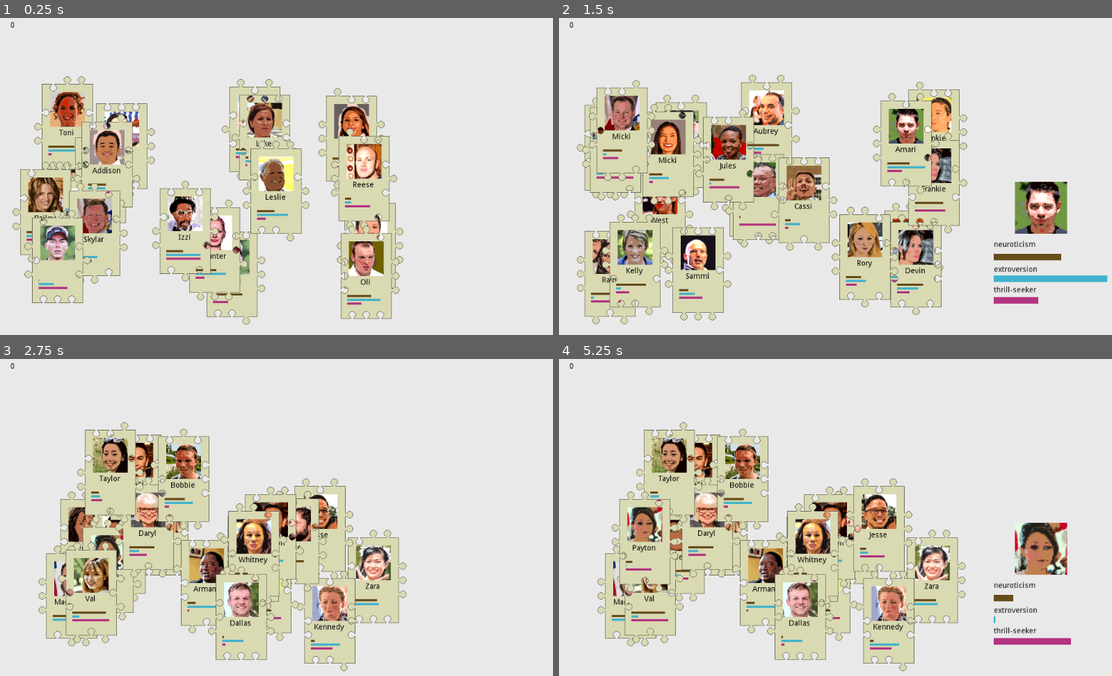
Above: before the commit, frames 1-4 (two rows, left to right).
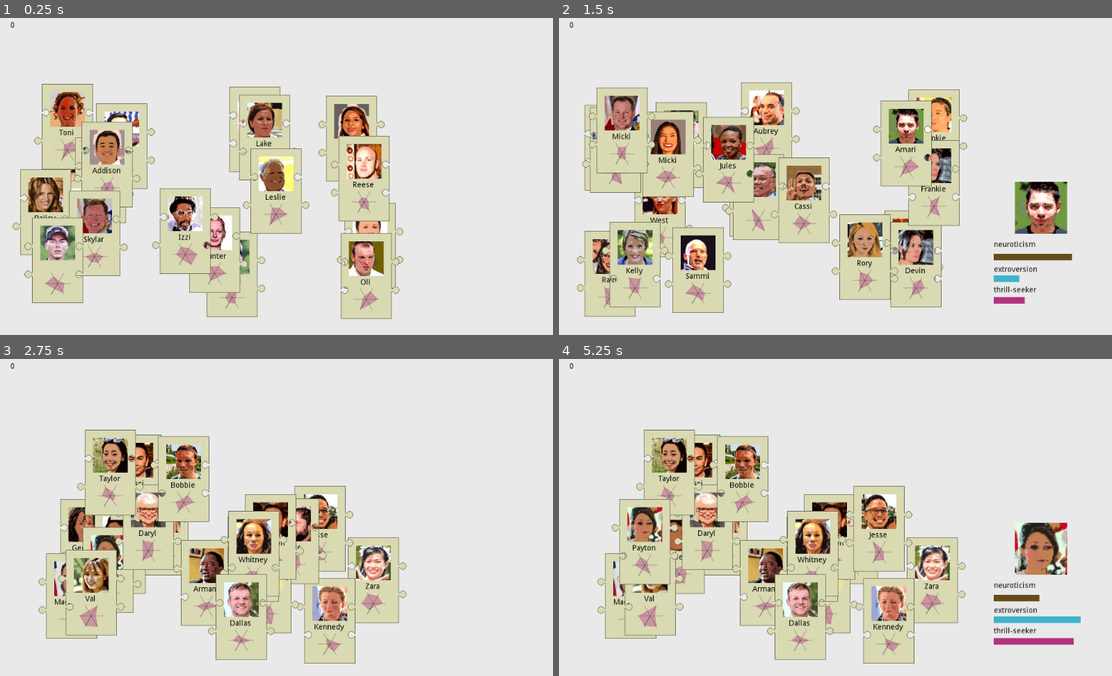
Above: after the commit, the same moments.

Repository: hwacha/GMTK-Match-Game
Game: Godot game, scene res://prefabs/Field.tscn
The game is run twice, just before and just after one commit, with the same random seed, the same clock (stepped at 60 frames per second) and the same inputs.
Inputs (mouse positions are in pixels of both pictures, inside the frame that each line leads up to):
- Up to frame 1 (0.25 s): no input
- Up to frame 2 (1.5 s): tap Enter at 0.5 s; move the mouse to (1040, 78) at 0.52 s; hold Up (ui_up) 0.53-1.28 s; click (1040, 78) at 0.67 s; tap Space at 1.25 s; move the mouse to (907, 144) at 1.27 s; hold Down (ui_down) from 1.28 s (still down); click (907, 144) at 1.42 s
- Up to frame 3 (2.75 s): tap Enter at 2 s; move the mouse to (193, 533) at 2.02 s; release Down (ui_down) at 2.03 s; hold Up (ui_up) from 2.03 s (still down); click (193, 533) at 2.17 s
- Up to frame 4 (5.25 s): tap Space at 2.75, 4.25 s; move the mouse to (935, 580) at 2.77 s; click (935, 580) at 2.92 s; tap Enter at 3.5 s; move the mouse to (890, 622) at 3.52 s; release Up (ui_up) at 3.53 s; hold Down (ui_down) from 3.53 s (still down); click (890, 622) at 3.67 s; move the mouse to (879, 530) at 4.27 s; click (879, 530) at 4.42 s; move the mouse to (647, 542) at 5.02 s; click (647, 542) at 5.17 s

The runs differ from the first frame. In frame 1, 3.5% of the frame differs, in the area x 2-73%, y 18-97%; in frame 2, 4.8%, in the area x 3-100%, y 17-97%; in frame 3, 3.4%; in frame 4, 4.1%.

Commit message:
radar chart experiment

Diff:
--- a/scripts/Card.gd
+++ b/scripts/Card.gd
@@ -7,7 +7,7 @@
 	'down': [0, 0, 0],
 }
 
-var attributes = [0.0, 0.0, 0.0]
+var attributes = [0.0, 0.0, 0.0, 0.0, 0.0, 0.0]
 
 var offsets = {
 	'left': {
@@ -109,6 +109,7 @@
 	interjambs.rotation_degrees = wriggle_degrees
 	face.rotation_degrees = wriggle_degrees
 	base.rotation_degrees = wriggle_degrees
+	$Stats.rotation_degrees = wriggle_degrees
 	#textlabel.rotation_degrees = wriggle_degrees
 	set_color(colors[0])
 	var right_boundary = 1024
@@ -211,10 +212,13 @@
 
 
 func can_pair():
+
+
 	var target = target_pair['card']
 	var our_dir = target_pair['dir']
 	var their_dir = dir_pairs[our_dir]
-
+	if our_dir in ['up', 'down']:
+		return false
 	if not target:
 		return false
 
@@ -293,6 +297,7 @@
 func set_invisible():
 	for child in get_children():
 		child.visible = false
+	get_node('Stats').visible = true
 
 func complete_pair():
 	field.set_selected_card(null)
--- a/scripts/Field.gd
+++ b/scripts/Field.gd
@@ -21,15 +21,16 @@
 
 #		var guaranteed_jamb_dir = 1 if n % 2 == 0 else -1
 
-		for dir in ['left', 'right', 'up', 'down']:
+		for dir in ['left', 'right']:
 			for i in range(0, len(card.stats[dir])):
 				var coin_flip = rng.randi_range(0, 1)
 				if coin_flip == 0:
 					coin_flip = -1
 				card.stats[dir][i] = coin_flip
+			card.stats[dir][1] = 0
 
 		for i in range(len(card.attributes)):
-			card.attributes[i] = rng.randf_range(0.0, 5.0)
+			card.attributes[i] = rng.randf_range(1.0, 5.0)
 
 		var x = rng.randi_range(75, 700)
 		var y = rng.randi_range(200, 500)
--- a/scripts/Visual.gd
+++ b/scripts/Visual.gd
@@ -5,21 +5,58 @@
 # var a = 2
 # var b = "text"
 
-
+var radius = 23
+var offset = Vector2(0, 43)
 # Called when the node enters the scene tree for the first time.
 func _ready():
 	pass # Replace with function body.
 
 func _draw():
-	var rng = RandomNumberGenerator.new()
-	rng.randomize()
+#	var rng = RandomNumberGenerator.new()
+#	rng.randomize()
+	var parent = get_parent()
+	if parent.pair_state == 'unpaired':
+		draw_attributes(parent.attributes)
+		draw_axises(len(parent.attributes))
+		self.z_index = 0
+	elif parent.pair_state == 'pair_container':
+		self.z_index = 2
+		print(parent.name)
+		draw_axises(len(parent.attributes))
+		draw_attributes(parent.get_node('Child1').attributes)
+		draw_attributes(parent.get_node('Child2').attributes)
 
-	var size_1 = get_parent().attributes[0]
-	var size_2 = get_parent().attributes[1]
-	var size_3 = get_parent().attributes[2]
-	draw_rect(Rect2(Vector2(-35, 35), Vector2(14 * size_1, 4)), Color(0.4, 0.3, 0.1, 1.0))
-	draw_rect(Rect2(Vector2(-35, 42), Vector2(14 * size_2, 4)), Color(0.25, 0.7, 0.8, 1.0))
-	draw_rect(Rect2(Vector2(-35, 49), Vector2(14 * size_3, 4)), Color(0.7, 0.2, 0.5, 1.0))
+
+
+func draw_attributes(attributes):
+	print(attributes)
+
+	var rotation = 2 * PI / len(attributes)
+	var points = PoolVector2Array()
+	for i in range(0 , len(attributes)):
+		points.append(offset + Vector2(0, attributes[i] / 5 * radius).rotated(rotation/2 + i * rotation))
+	#points.append(points[0])
+	draw_colored_polygon(points, Color(0.7, 0.2, 0.5, 0.4), PoolVector2Array(), null, null, true)
+
+func draw_axises(num_attributes):
+	var rotation = 2 * PI / num_attributes
+	var outline = PoolVector2Array()
+	for i in range(0, num_attributes):
+		outline.append(offset + Vector2(0, radius).rotated(rotation/2 + i * rotation))
+	outline.append(outline[0])
+	#draw_polyline(outline, Color(0, 0, 0, 0.4), 1.0, true)
+	for point in outline:
+		draw_line(offset, point, Color(0, 0, 0, 0.3), 1.0, true)
+
+
+
+#	var size_1 = get_parent().attributes[0]
+#	var size_2 = get_parent().attributes[1]
+#	var size_3 = get_parent().attributes[2]
+#	draw_rect(Rect2(Vector2(-35, 35), Vector2(14 * size_1, 4)), Color(0.4, 0.3, 0.1, 1.0))
+#	draw_rect(Rect2(Vector2(-35, 42), Vector2(14 * size_2, 4)), Color(0.25, 0.7, 0.8, 1.0))
+#	draw_rect(Rect2(Vector2(-35, 49), Vector2(14 * size_3, 4)), Color(0.7, 0.2, 0.5, 1.0))
+
 #	draw_line(Vector2(-36, 35), Vector2(-36, 53), Color(0.0, 0.0, 0.0, 1.0), 2.0)
 
 # Called every frame. 'delta' is the elapsed time since the previous frame.
